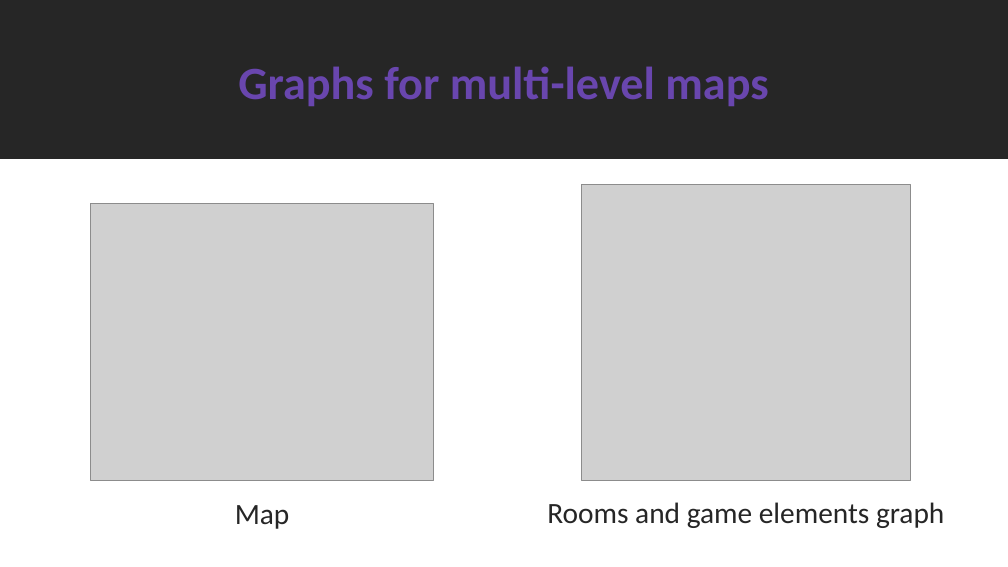
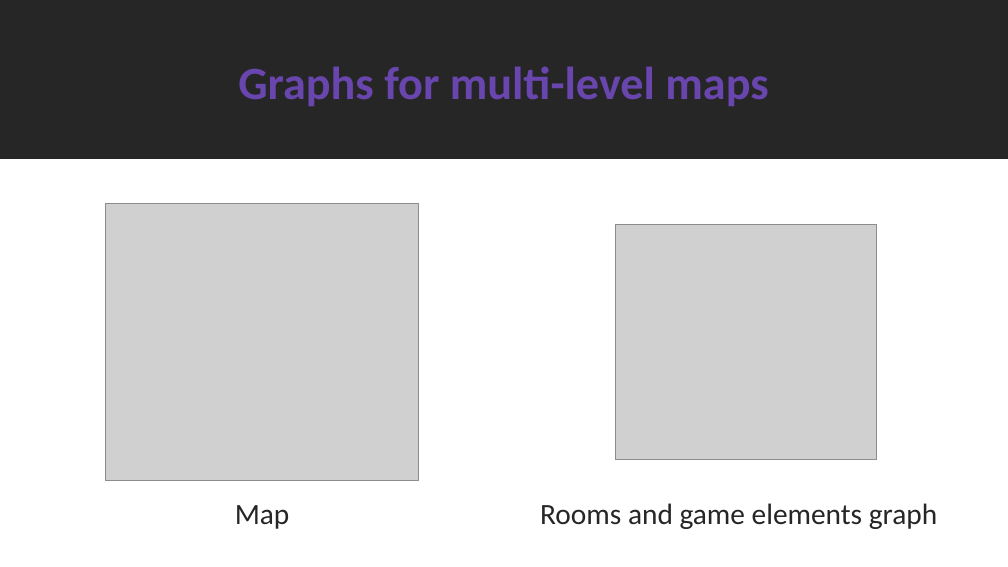
Before and after one commit to SimoDedo/ProjectArena, a slide deck: slide 13 of Presentation/An Online Framework for User-Based Analysis of Maps in First Person Shooters.pptx. Drawn at 1008x567 pixels with LibreOffice and Linux fonts; fonts in the diff are those of the drawing; grey boxes stand for pictures. Boxes give left, top, right and bottom in pixels: in the first picture for what was removed or moved away, otherwise in the second. Text is boxed around its words. In the diff, an @@ line names an element or a change of style, - is before the commit and + after.

```diff
--- a/Presentation/An Online Framework for User-Based Analysis of Maps in First Person Shooters.pptx
+++ b/Presentation/An Online Framework for User-Based Analysis of Maps in First Person Shooters.pptx
@@ picture resized from (x1=91, y1=203, x2=434, y2=480) to (x1=106, y1=203, x2=419, y2=480) @@
@@ picture resized from (x1=582, y1=184, x2=910, y2=480) to (x1=616, y1=224, x2=876, y2=460) @@
@@ text "Rooms and game elements graph" moved from (x1=547, y1=502, x2=944, y2=528) to (x1=540, y1=503, x2=937, y2=529) @@
```
Also in this commit, not shown: 4 other slides changed, 8 slides added, 15 other files.
